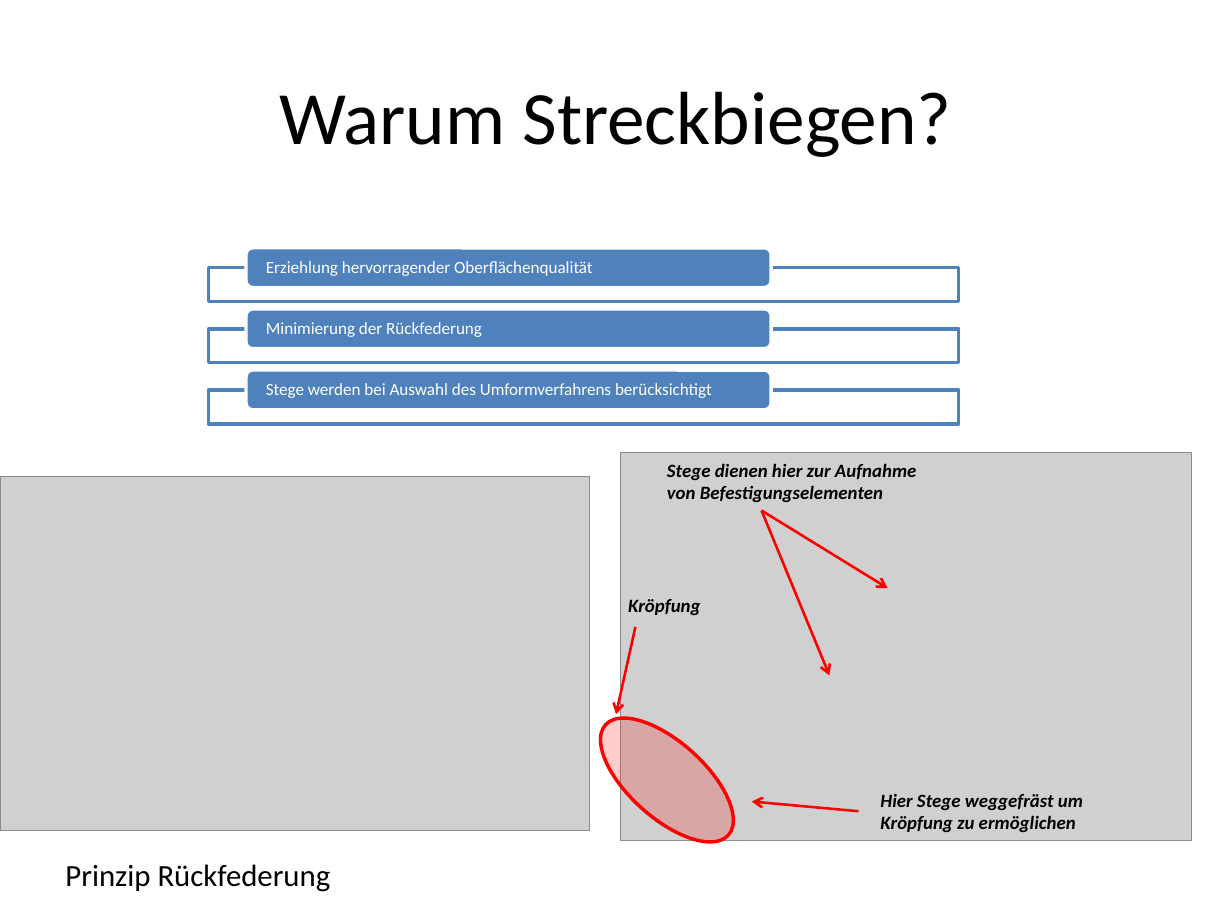
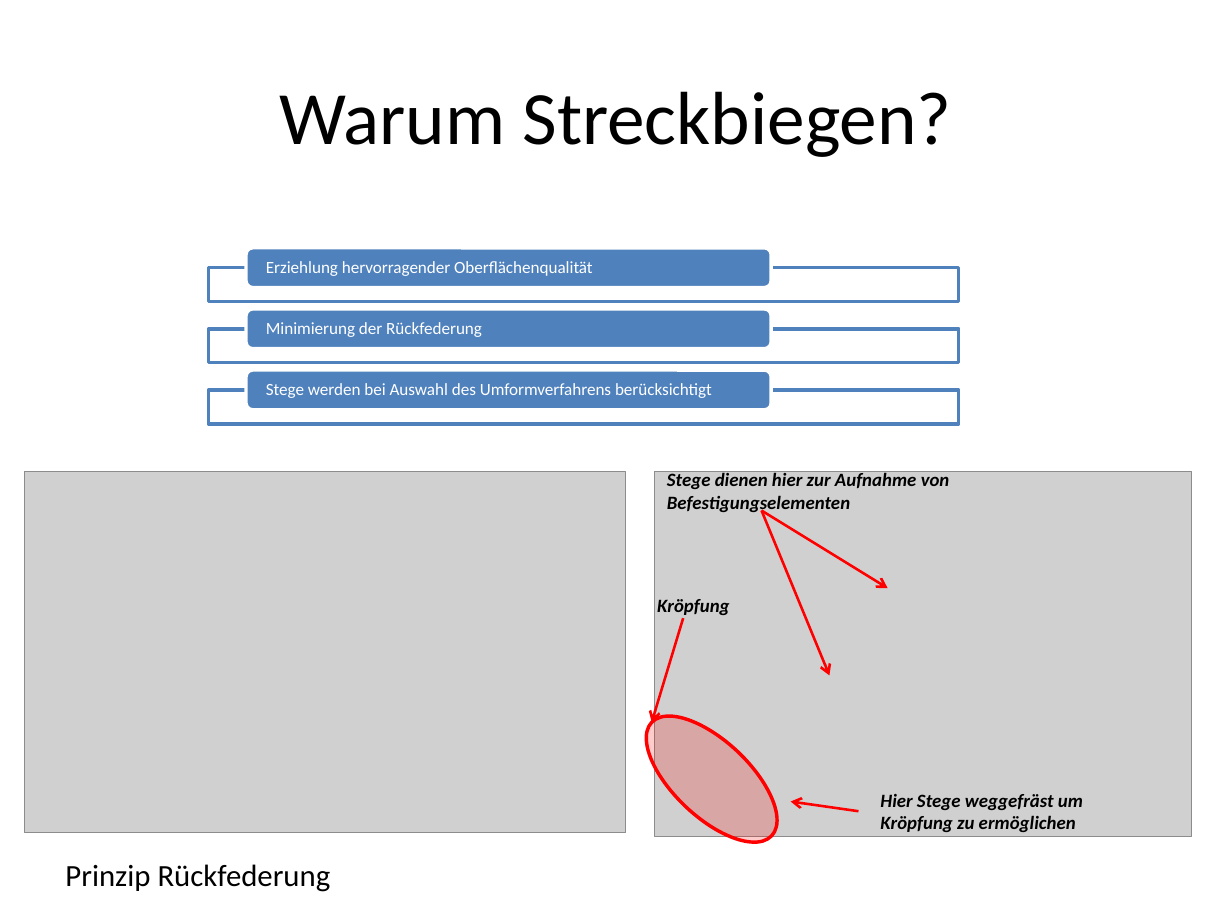
Before and after one commit to Benedikt2013/bacpraesent, a slide deck: slide 10 of PräsentationBachelorarbeitKaffanke.pptx. Drawn at 1232x924 pixels with LibreOffice and Linux fonts; fonts in the diff are those of the drawing; grey boxes stand for pictures. Boxes give left, top, right and bottom in pixels: in the first picture for what was removed or moved away, otherwise in the second. Text is boxed around its words. In the diff, an @@ line names an element or a change of style, - is before the commit and + after.

```diff
--- a/PräsentationBachelorarbeitKaffanke.pptx
+++ b/PräsentationBachelorarbeitKaffanke.pptx
@@ picture: place and size @@
-picture at (0,477,590,830)
+picture at (25,472,626,833)
@@ picture: place and size @@
-picture at (621,452,1193,840)
+picture at (654,472,1191,837)
@@ text "Stege dienen hier zur Aufnahme ..." rewrapped from (667,463,917,502) to (667,471,950,515) @@
@@ text "Kröpfung": place and size @@
-text "Kröpfung" at (628,599,700,615)
+text "Kröpfung" at (657,599,729,615)
@@ arrow moved from (636, 627) - (616, 715) to (684, 618) - (652, 722) @@
@@ ellipse at (626,695,797,863): rotation 311 to 313 degrees @@
@@ arrow moved from (859, 811) - (752, 802) to (859, 811) - (791, 802) @@
```
